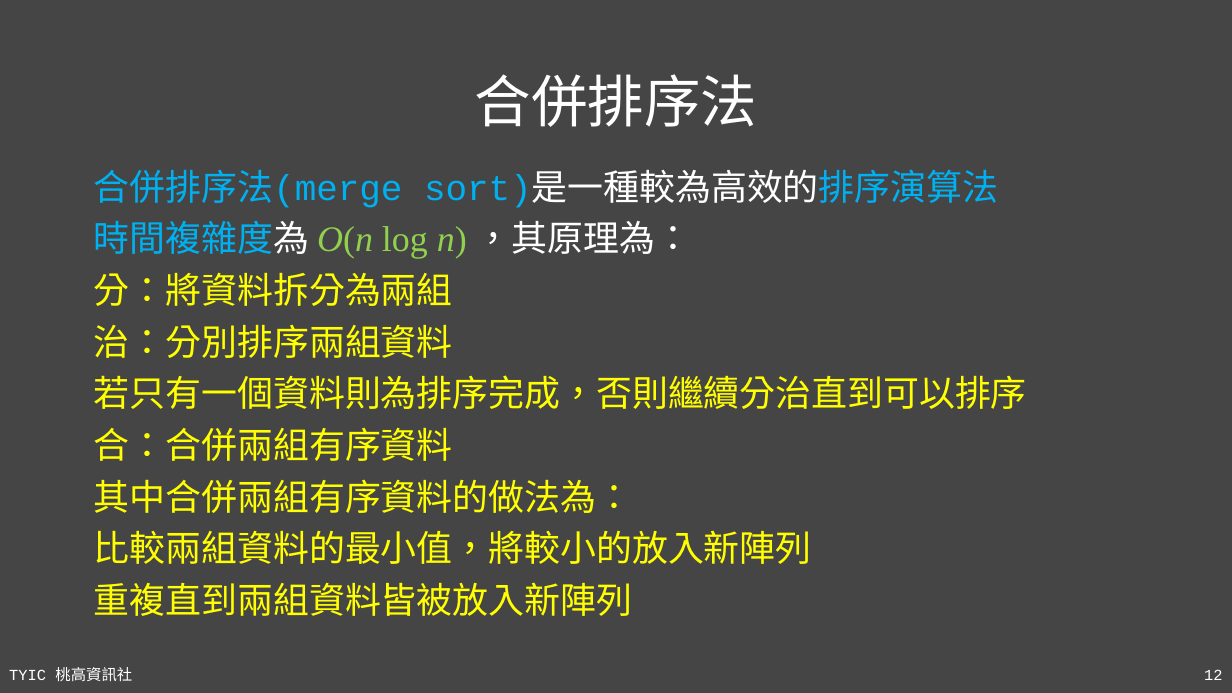
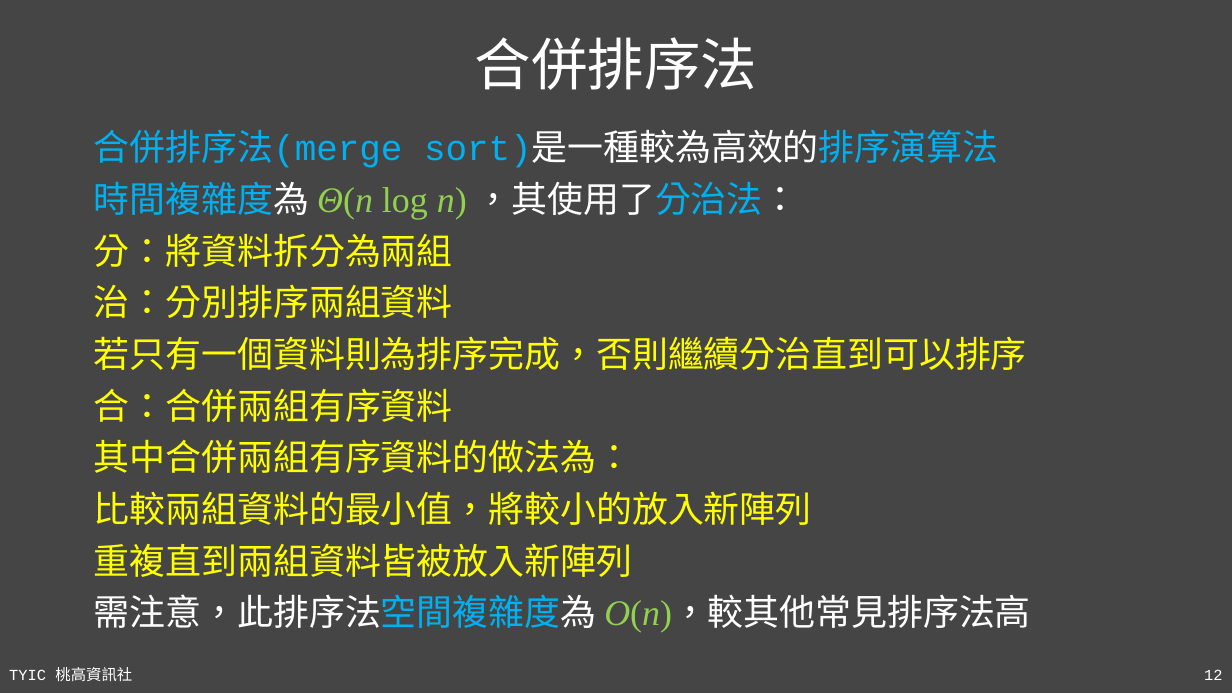
Before and after one commit to TYSHIC/slides, a slide deck: slide 12 of ppt/91_補充：進階資料結構與演算法.pptx. Drawn at 1232x693 pixels with LibreOffice and Linux fonts; fonts in the diff are those of the drawing. Boxes give left, top, right and bottom in pixels: in the first picture for what was removed or moved away, otherwise in the second. Text is boxed around its words. In the diff, an @@ line names an element or a change of style, - is before the commit and + after.

```diff
--- a/ppt/91_補充：進階資料結構與演算法.pptx
+++ b/ppt/91_補充：進階資料結構與演算法.pptx
@@ title "合併排序法": place and size @@
-title "合併排序法" at [475,74,757,127]
+title "合併排序法" at [475,37,757,90]
@@ text "合併排序法(merge sort)是一種較為高效的排序演算法": place and size @@
-text "合併排序法(merge sort)是一種較為高效的排序演算法" at [94,170,1027,616]
+text "合併排序法(merge sort)是一種較為高效的排序演算法" at [94,130,1031,633]
@@ text at [94,182,799,219]: text changed; text colour #92D050 to #00B0F0 @@
-時間複雜度為 O(n log n) ，其原理為：
+時間複雜度為 Θ(n log n) ，其使用了分治法：
@@ text at [94,594,1031,633]: paragraph added @@
+需注意，此排序法空間複雜度為 O(n)，較其他常見排序法高
```
Also in this commit, not shown: 1 other slide changed, 5 other files.
